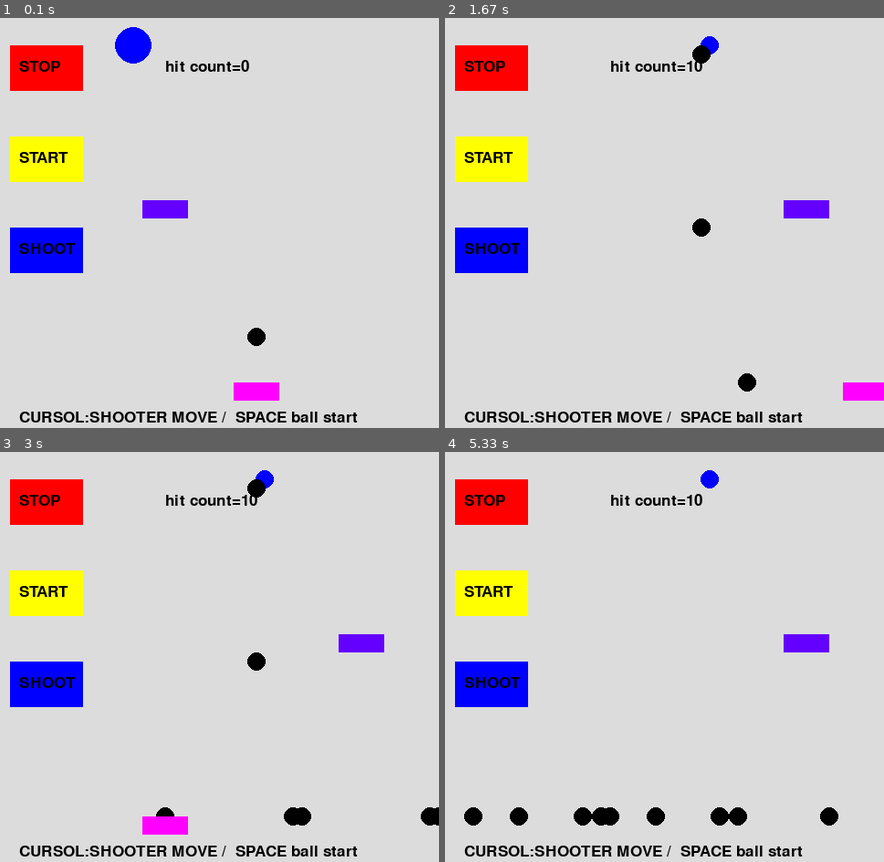
Above: before the commit, frames 1-4 (two rows, left to right).
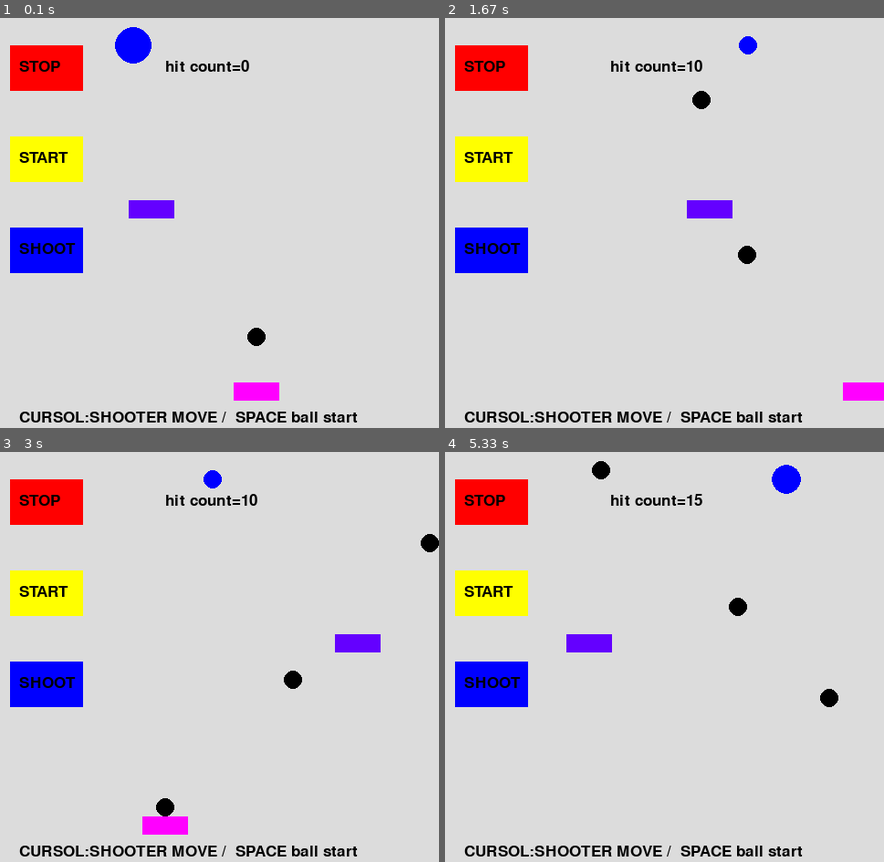
Above: after the commit, the same moments.

Repository: snc29654/pygame
Game: pygame game, started from shooting.py
The game is run twice, just before and just after one commit, with the same random seed, the same clock (stepped at 60 frames per second) and the same inputs.
Inputs:
- Up to frame 1 (0.1 s): no input
- Up to frame 2 (1.67 s): tap Space at 0.33, 1.4 s; click "SHOOT" at 0.72 s; click "STOP" at 1.05 s; hold Right from 1.33 s (still down)
- Up to frame 3 (3 s): tap Space at 1.7, 2.4, 2.7, 2.97 s; release Right at 1.8 s; hold Left 2.33-2.87 s; hold Left from 2.9 s (still down)
- Up to frame 4 (5.33 s): tap Space at 3.27, 3.4, 3.7, 4.07, 4.37, 4.57, 4.87, 5.07 s; release Left at 3.3 s; hold Right 3.33-3.97 s; hold Left 4-4.47 s; hold Right 4.5-4.97 s; hold Right from 5 s (still down)

The runs differ from the first frame. In frame 1, 0.3% of the frame differs, in the area x 29-43%, y 44-49%; in frame 2, 1.9%; in frame 3, 1.4%; in frame 4, 3.1%, in the area x 4-90%, y 2-92%.

Commit message:
壁の衝突条件調整

Diff:
--- a/shooting.py
+++ b/shooting.py
@@ -77,7 +77,7 @@
                     xystate += 1
                     if(xystate==9):
                         xystate=0
-                    #stop=0
+                    stop=0
 
 
             if event.type == pygame.MOUSEBUTTONDOWN:
@@ -91,6 +91,7 @@
                     xystate += 1
                     if(xystate==9):
                         xystate=0
+                    stop=0
 
 
         for i in range(10):
@@ -99,8 +100,8 @@
                 hit=1
 
         for i in range(10):
-            if(((bxt[i]>(xk-target_size))and(bxt[i]<(xk+target_size)))
-             and((byt[i]>(yk-target_size))and(byt[i]<(yk+target_size)))):
+            if(((bxt[i]>(xk))and(bxt[i]<(xk+target_size+40)))
+             and((byt[i]>(yk))and(byt[i]<(yk+target_size)))):
                 stop=1
                 khit=1
 
@@ -133,11 +134,11 @@
                     state=0
 
             if(kstate==0):
-                xk += 5
+                xk += 2
                 if(xk>400):
                     kstate=1
             if(kstate==1):
-                  xk -= 5
+                  xk -= 2
                   if(xk<150):
                     kstate=0
 
